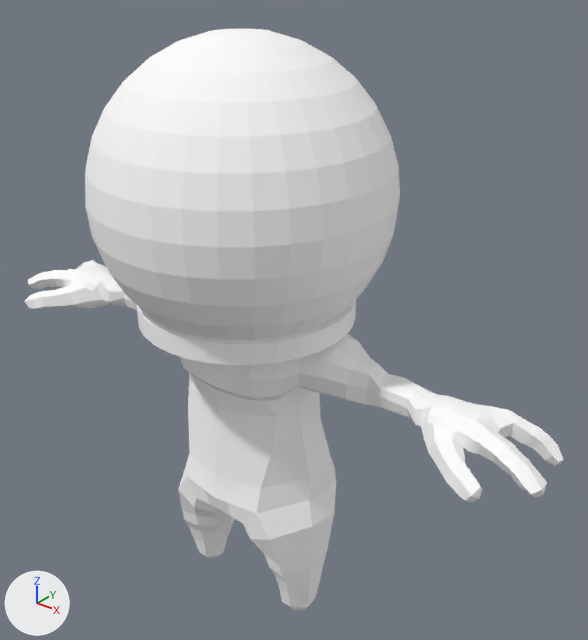
Before and after pictures for a commit that changed the glTF model frontend/assets/models3d/packs/quaternius-fbx/alien_helmet.glb.
Camera for both pictures: a 50 mm camera at (1.51, -1.673, 2.119) aimed at (0.087, 0.106, 1.016). Every picture has the same lights, and +X, +Y and +Z are marked at lower left. The older version comes first. Where no turn or scale is listed for an object, it has been applied to the vertices.

In view in the first picture: 'BaseAlien'.
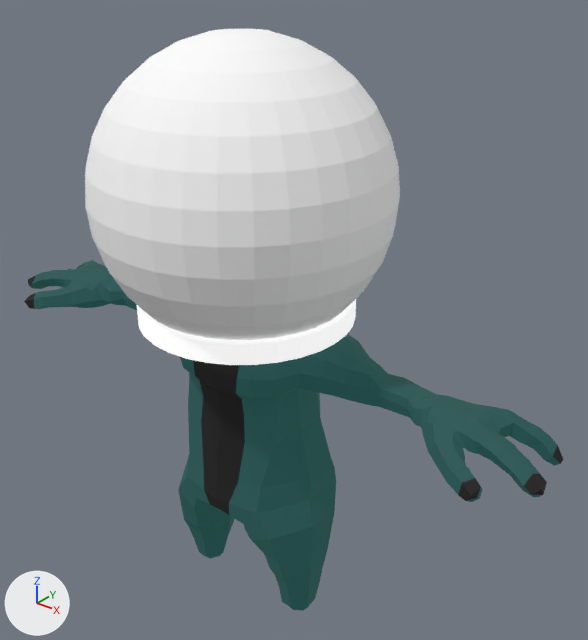
What changed in the scene script:
```text
Change mat_material_0:
    mat_material_0.base_color: (1.0, 1.0, 1.0) -> (0.0029, 0.0029, 0.0029)  # white #ffffff -> black #0a0a0a
Change mat_material_1:
    mat_material_1.base_color: (1.0, 1.0, 1.0) -> (0.00672, 0.0449, 0.0426)  # white #ffffff -> dark cyan #133c3a
    add mat_material_1.emission_color = (0.00672, 0.0449, 0.0426)  # dark cyan #133c3a
    add mat_material_1.emission_strength = 1.0
Change mat_material_2:
    mat_material_2.base_color: (1.0, 1.0, 1.0) -> (0.00414, 0.00271, 0.00279)  # white #ffffff -> black #0d0909
    add mat_material_2.emission_strength = 1.0
Change mat_material_4:
    mat_material_4.base_color: (1.0, 1.0, 1.0) -> (0.628, 0.628, 0.628)  # white #ffffff -> light grey #d0d0d0
    add mat_material_4.emission_strength = 0.628
```

Location of each change, (x1, y1, x2, y2) in pixels of the pictures (588 x 640 px):
'BaseAlien', recoloured, surface changed (white to dark cyan)
    both: (24, 260, 563, 611)
